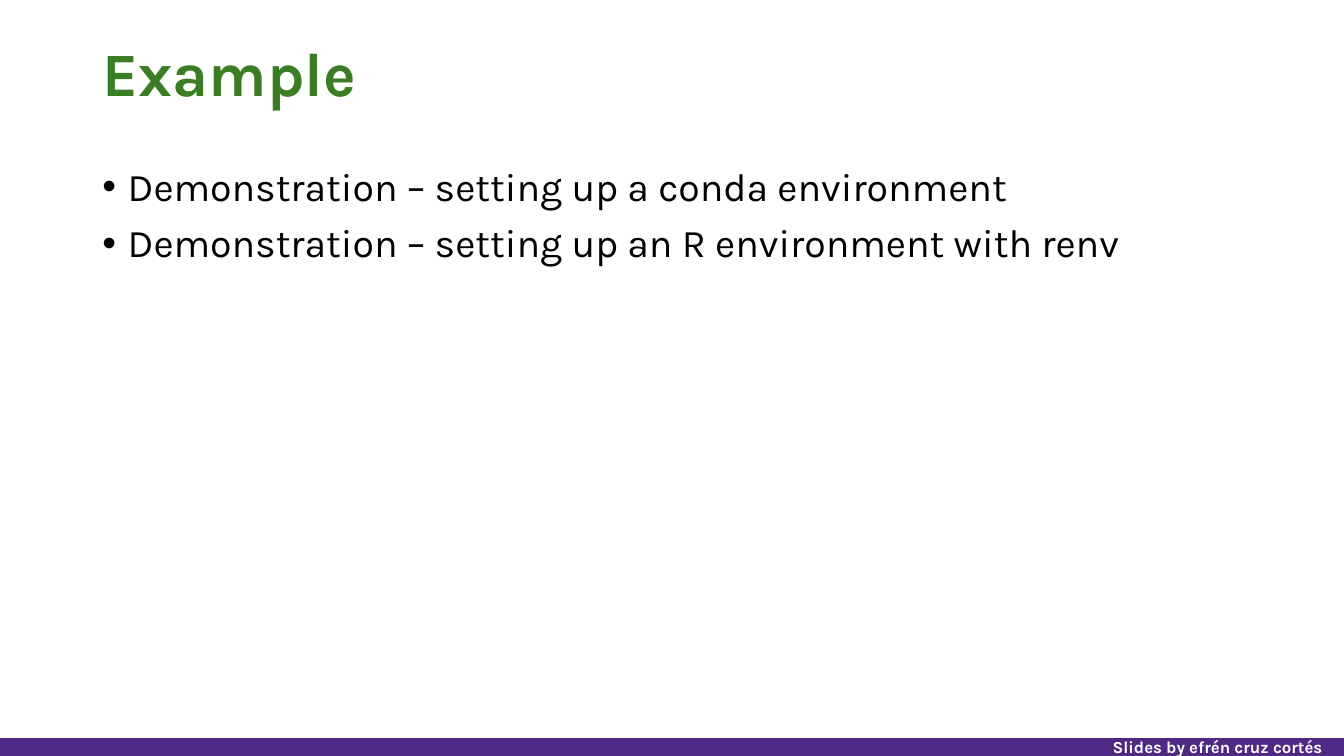
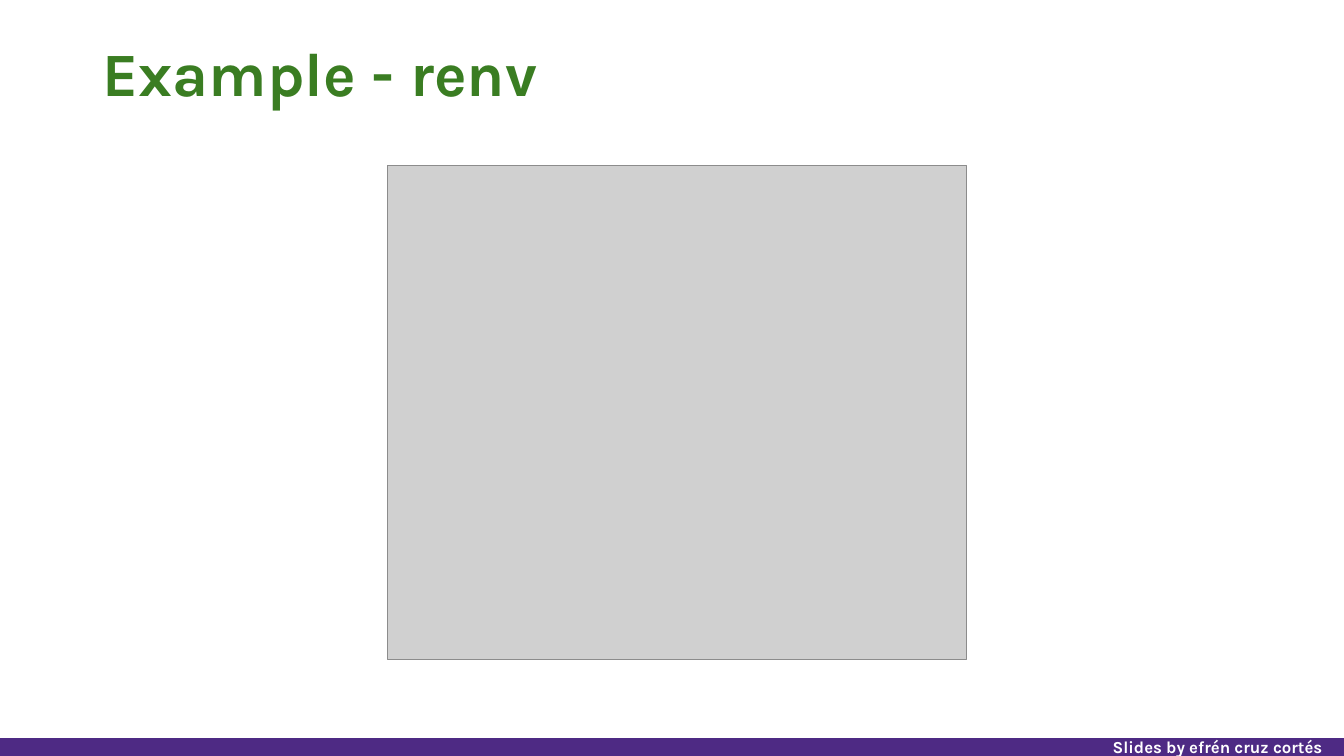
Before and after one commit to nuitrcs/researchers_guide_to_code_organization, a slide deck: slide 94 of researchers_guide_to_code_organization_day_1.pptx (slide 91 before the commit). Drawn at 1344x756 pixels with LibreOffice and Linux fonts; fonts in the diff are those of the drawing; grey boxes stand for pictures. Boxes give left, top, right and bottom in pixels: in the first picture for what was removed or moved away, otherwise in the second. Text is boxed around its words. In the diff, an @@ line names an element or a change of style, - is before the commit and + after.

Commit message:
renv examples

```diff
--- a/researchers_guide_to_code_organization_day_1.pptx
+++ b/researchers_guide_to_code_organization_day_1.pptx
@@ title at [102, 53, 537, 111]: text changed @@
-Example
+Example - renv
@@ text removed at [128, 174, 1119, 267] @@
-• Demonstration – setting up a conda environment
-• Demonstration – setting up an R environment with renv
@@ picture added at [387, 165, 967, 659] @@
```
Also in this commit, not shown: 2 other slides changed, 3 slides added, 4 other files.
